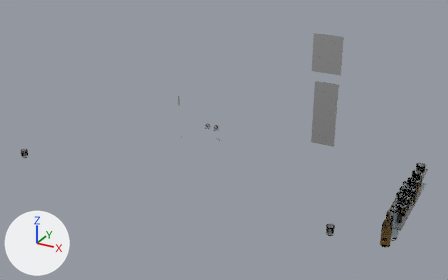
Renders of the glTF model workbench/assets/railcar/export/railcar-glass.glb from each side of a commit.
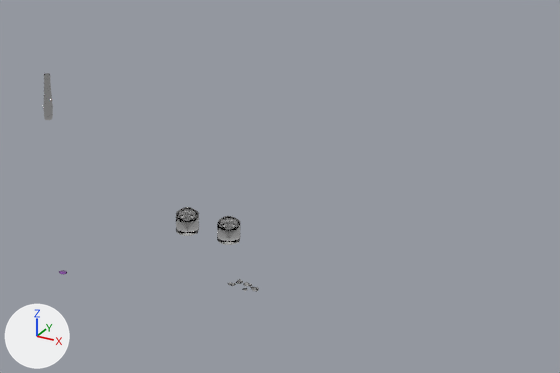
The first picture shows the older version from a 50 mm lens placed at (33.7, -55.8, 28.0), pointed at (4.7, -3.1, 1.6). The close-ups show the older and then the newer version on the part from 38% to 64% of the width and 29% to 56% of the height of that picture. Only the edits that show in the close-ups are written down. The axes (+X, +Y, +Z) are drawn at lower left. The lights are the same throughout. Where no turn or scale is listed for an object, it has been applied to the vertices.

Objects in the first close-up: 'inkwell 0', 'inkwell 1', 'student lamp chimney'.
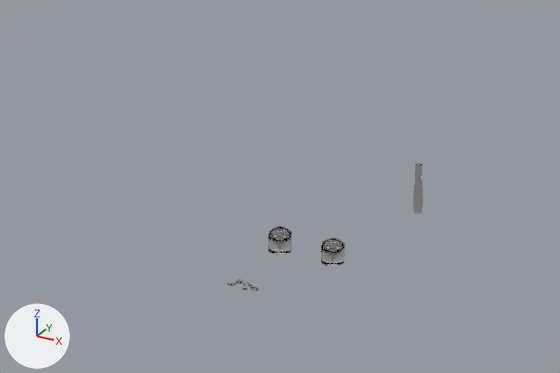
Changed parts and their boxes [x1, y1, x2, y2] in the close-ups (560 x 373 px):
'inkwell 1', moved: before [217, 216, 240, 245]; after [321, 238, 345, 267]
'inkwell 0', moved: before [176, 207, 199, 236]; after [268, 226, 292, 256]
'student lamp chimney', moved: before [43, 73, 53, 120]; after [413, 163, 423, 214]

The change, as a diff of the scene's bpy script:
```diff
--- a/workbench/assets/railcar/export/railcar-glass.glb.py
+++ b/workbench/assets/railcar/export/railcar-glass.glb.py
@@ ob_inkwell_0 @@
 ob_inkwell_0 = bpy.data.objects.new('inkwell 0', me_inkwell_0)
-ob_inkwell_0.location = (-1.9, 4.85, -1.26)
+ob_inkwell_0.location = (0.75, 4.86, -1.26)
@@ ob_inkwell_1 @@
 ob_inkwell_1 = bpy.data.objects.new('inkwell 1', me_inkwell_1)
-ob_inkwell_1.location = (-0.7, 4.85, -1.26)
+ob_inkwell_1.location = (2.24, 4.85, -1.26)
@@ ob_student_lamp_chimney @@
 ob_student_lamp_chimney = bpy.data.objects.new('student lamp chimney', me_student_lamp_chimney)
-ob_student_lamp_chimney.location = (-5.75, 4.5, 1.2)
+ob_student_lamp_chimney.location = (5.23, 3.39, 1.2)
```
